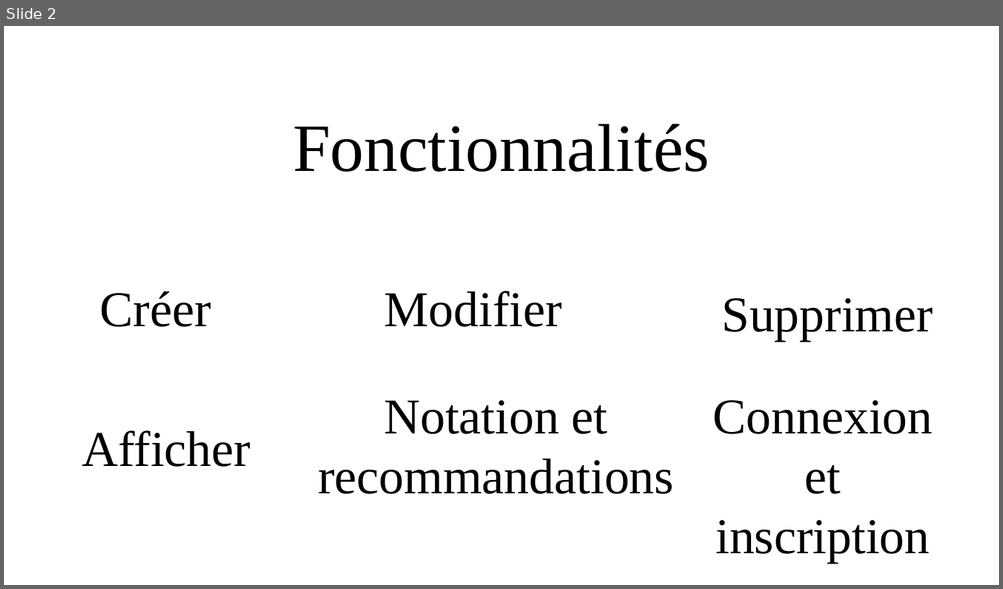
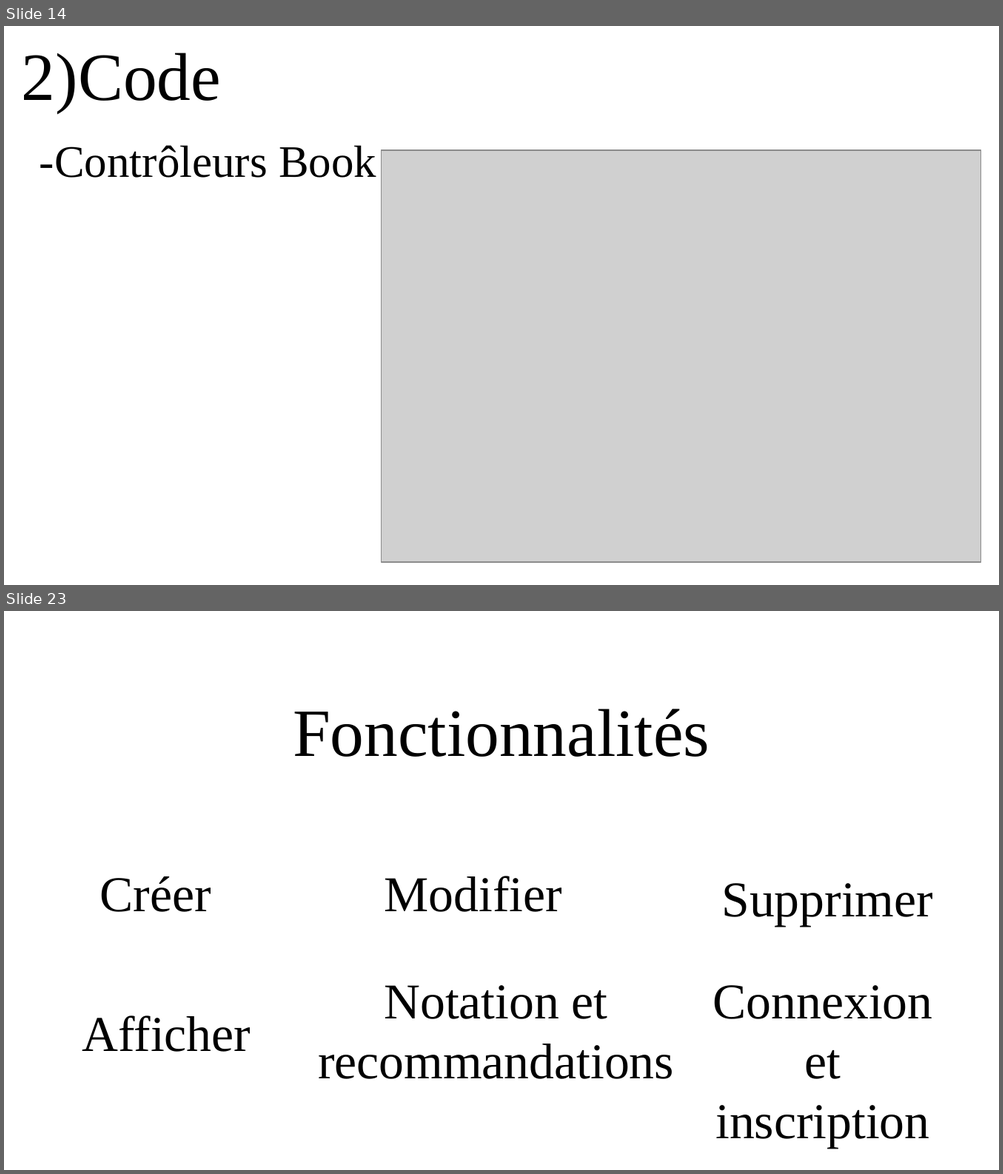
Before and after one commit to zakari9959/Projet7_Openclassrooms, a slide deck: Support_de_présentation.odp. Shown one above the other, each under a label of ours: slide 2 before the commit, slides 14 and 23 after it; the slides between them are not shown. The pictures are 1003x589 and 1003x1174 pixels, drawn with LibreOffice and Linux fonts; fonts in the diff are those of the drawing; grey boxes stand for pictures; background and template pictures are left out. Boxes give left, top, right and bottom in pixels: in the first picture for what was removed or moved away, otherwise in the second. Text is boxed around its words. In the diff, an @@ line names an element or a change of style, - is before the commit and + after.

```diff
--- a/Support_de_présentation.odp
+++ b/Support_de_présentation.odp
@@ slide 14 added at (x1=4, y1=26, x2=999, y2=585), background picture (left out) @@
@@ title added at (x1=22, y1=53, x2=221, y2=113), 54 pt, text #000000 @@
+2)Code
@@ title added at (x1=40, y1=145, x2=376, y2=178), 36 pt, text #000000 @@
+-Contrôleurs Book
@@ picture added at (x1=381, y1=150, x2=981, y2=563) @@
@@ what was slide 2 is now slide 23 @@
```
Also in this commit, not shown: 1 slide changed, 20 other slides added, 2 other files.
